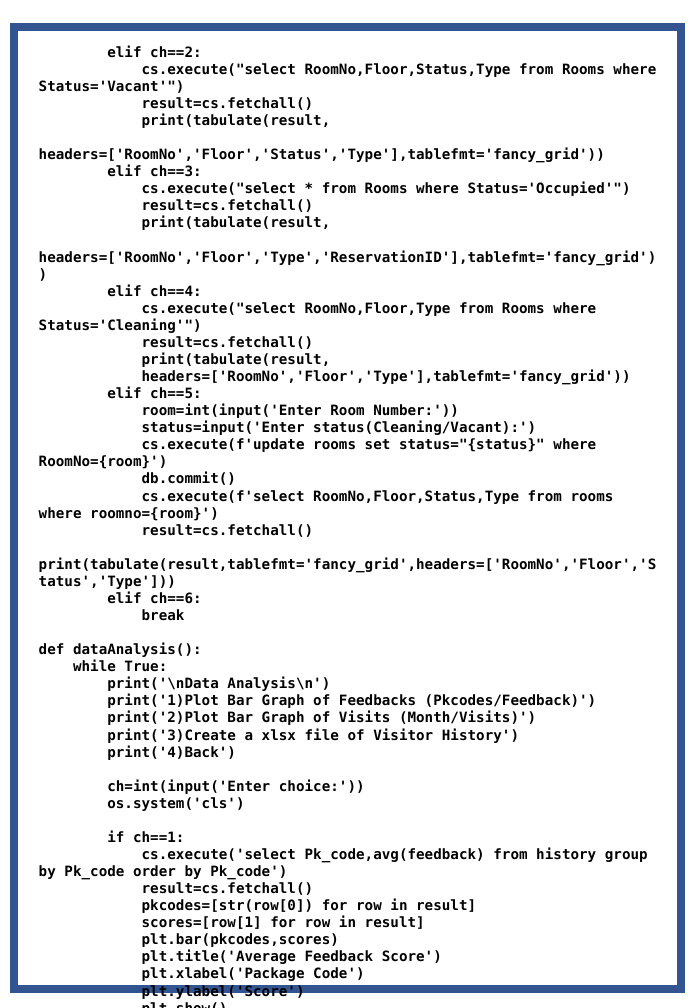
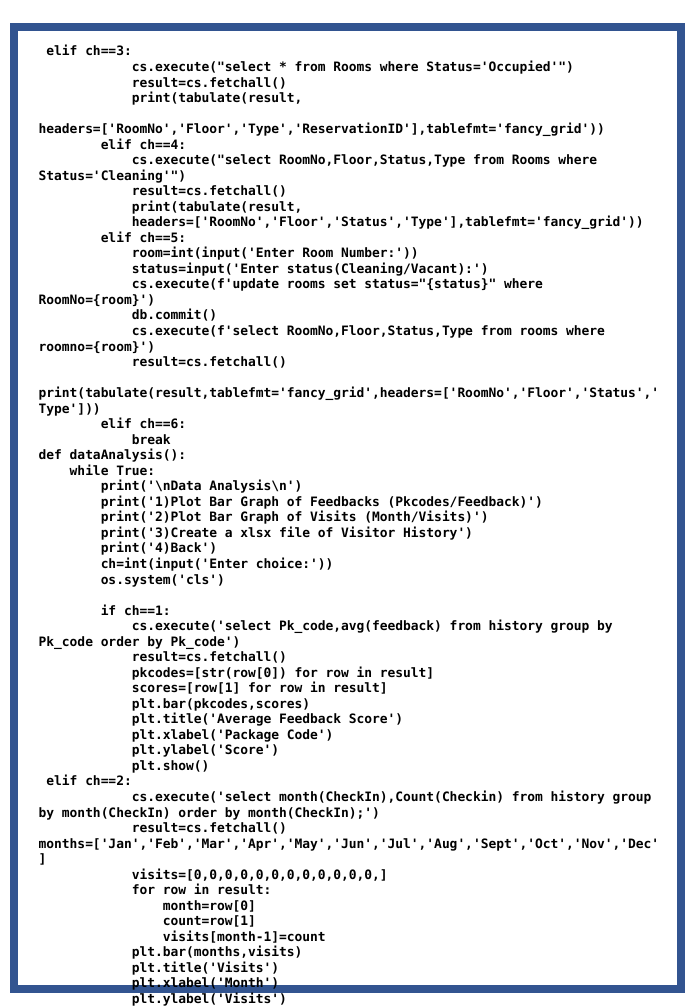
Before and after one commit to Agentgilspy/Hotel, a slide deck: slide 21 of Computer Project.pptx. Drawn at 698x1008 pixels with LibreOffice and Linux fonts; fonts in the diff are those of the drawing. Boxes give left, top, right and bottom in pixels: in the first picture for what was removed or moved away, otherwise in the second. Text is boxed around its words. In the diff, an @@ line names an element or a change of style, - is before the commit and + after.

```diff
--- a/Computer Project.pptx
+++ b/Computer Project.pptx
@@ text at [39,45,656,163]: paragraphs removed @@
-elif ch==2:
-cs.execute("select RoomNo,Floor,Status,Type from Rooms where Status='Vacant'")
-result=cs.fetchall()
-print(tabulate(result,
-headers=['RoomNo','Floor','Status','Type'],tablefmt='fancy_grid'))
@@ text at [39,45,659,773]: size 11 to 10 pt in "elif ch==3:", "cs.execute("select * from Rooms where Status='Occupied'")", "result=cs.fetchall()", "print(tabulate(result," and 33 more places @@
@@ text at [39,154,597,183]: text changed; size 11 to 10 pt @@
-cs.execute("select RoomNo,Floor,Type from Rooms where Status='Cleaning'")
+cs.execute("select RoomNo,Floor,Status,Type from Rooms where Status='Cleaning'")
@@ text at [132,216,644,229]: text changed; size 11 to 10 pt @@
-headers=['RoomNo','Floor','Type'],tablefmt='fancy_grid'))
+headers=['RoomNo','Floor','Status','Type'],tablefmt='fancy_grid'))
@@ text at [39,775,659,1006]: paragraphs added @@
+elif ch==2:
+cs.execute('select month(CheckIn),Count(Checkin) from history group by month(CheckIn) order by month(CheckIn);')
+result=cs.fetchall() months=['Jan','Feb','Mar','Apr','May','Jun','Jul','Aug','Sept','Oct','Nov','Dec']
+visits=[0,0,0,0,0,0,0,0,0,0,0,0,]
+for row in result:
+month=row[0]
+count=row[1]
+visits[month-1]=count
+plt.bar(months,visits)
+plt.title('Visits')
+plt.xlabel('Month')
+plt.ylabel('Visits')
+plt.show()
```
Also in this commit, not shown: 13 other slides changed, 3 slides added, 2 slides removed.
